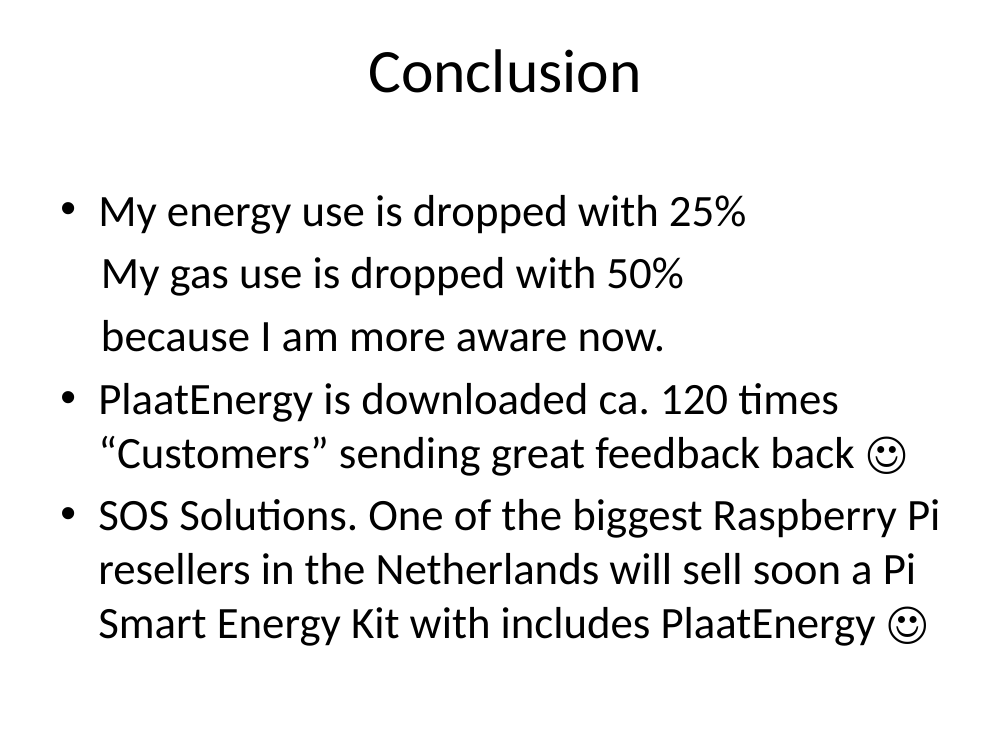
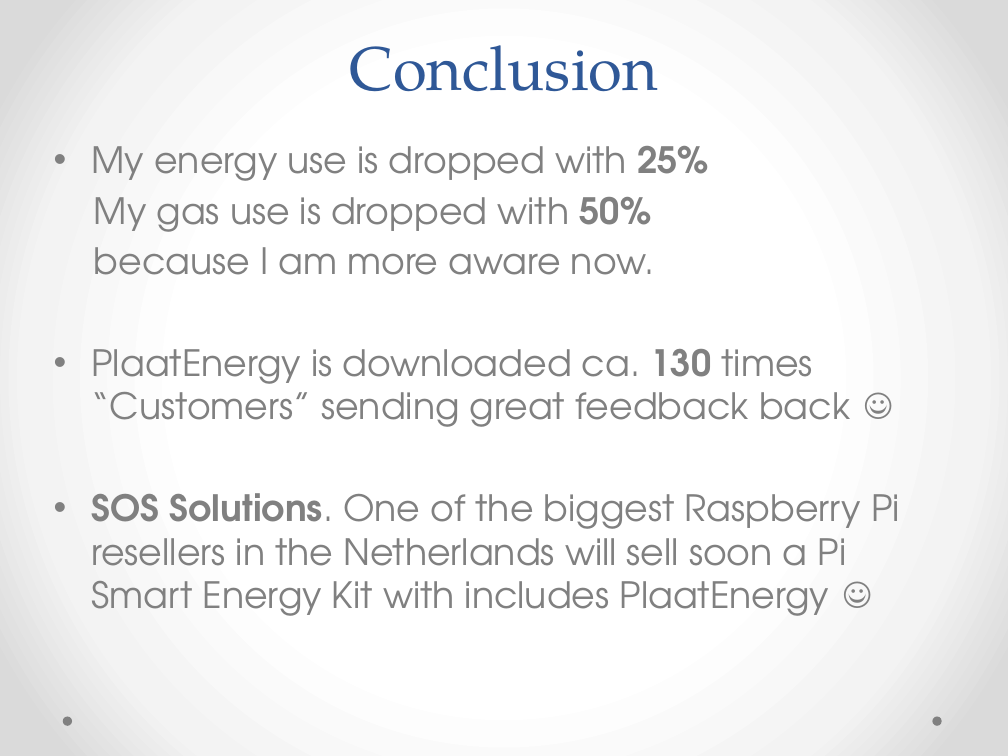
Before and after one commit to plaatsoft/plaatenergy, a slide deck: slide 13 of doc/ppt/PlaatEnergy Design.pptx (slide 12 before the commit). Drawn at 1008x756 pixels with LibreOffice and Linux fonts; fonts in the diff are those of the drawing. Boxes give left, top, right and bottom in pixels: in the first picture for what was removed or moved away, otherwise in the second. Text is boxed around its words. In the diff, an @@ line names an element or a change of style, - is before the commit and + after.

```diff
--- a/doc/ppt/PlaatEnergy Design.pptx
+++ b/doc/ppt/PlaatEnergy Design.pptx
@@ background #FFFFFF to gradient #FFFFFF to #F4F4F4 to #DADADA @@
@@ title "Conclusion": place and size @@
-title "Conclusion" at box(368, 49, 641, 93)
+title "Conclusion" at box(349, 45, 658, 92)
@@ title "Conclusion" at box(349, 45, 658, 92): font Calibri to TeX Gyre Pagella, text colour #000000 to #2F5897; line spacing 1 to 58pt; vertical alignment middle to bottom @@
@@ text "My energy use is dropped ...": place and size @@
-text "My energy use is dropped ..." at box(98, 195, 940, 646)
+text "My energy use is dropped ..." at box(92, 146, 900, 616)
@@ text at box(92, 146, 900, 616): size 32 to 25.9 pt, font Calibri to TeX Gyre Adventor, text colour #000000 to #808080 in "My energy use is dropped with 25%", "My gas use is dropped with 50%", "because I am more aware now.", "SOS Solutions. One of the biggest Raspberry ..."; bold on in "25%", "50%", "SOS Solutions. ☺"; less space between paragraphs @@
@@ text at box(92, 349, 850, 427): text changed; size 32 to 25.9 pt; font Calibri to TeX Gyre Adventor; text colour #000000 to #808080 @@
-• PlaatEnergy is downloaded ca. 120 times “Customers” sending great feedback back ☺
+• PlaatEnergy is downloaded ca. 130 times “Customers” sending great feedback back ☺
@@ ellipse added at box(62, 717, 72, 726), fill #808080 @@
@@ ellipse added at box(932, 717, 941, 726), fill #808080 @@
```
Also in this commit, not shown: 10 other slides changed, 10 slides added, 14 slides removed, 3 other files.
